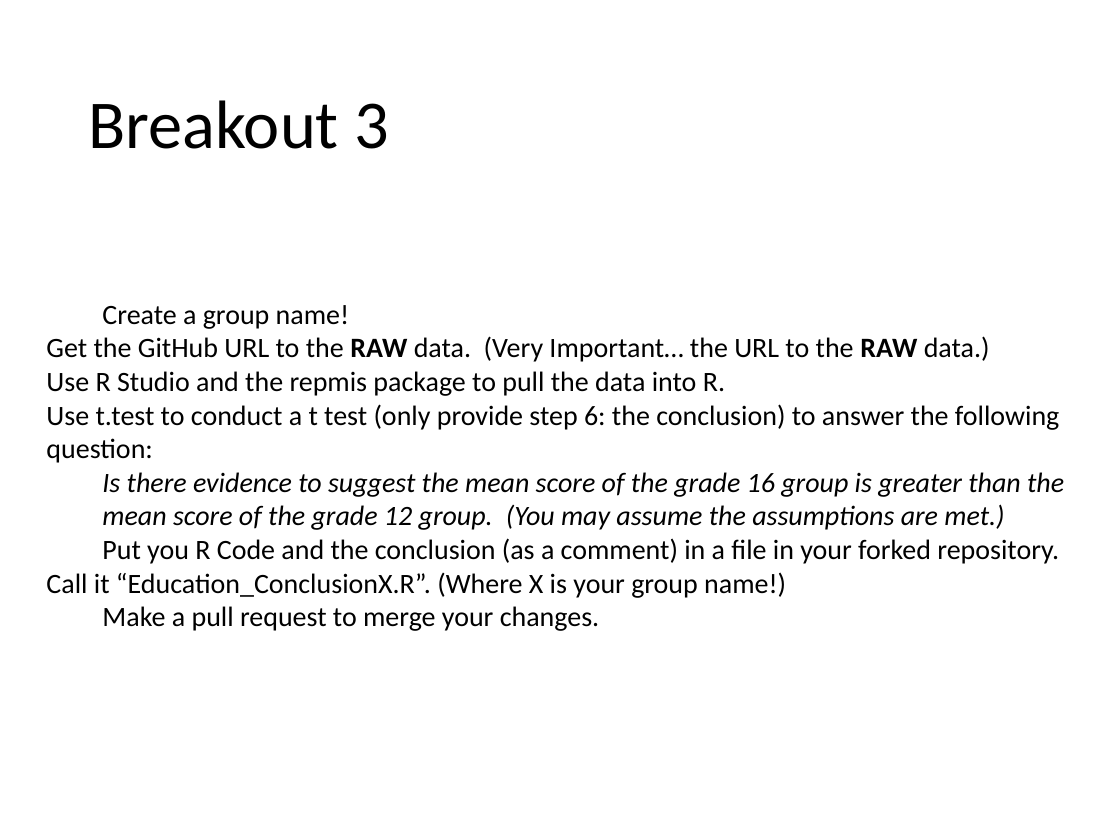
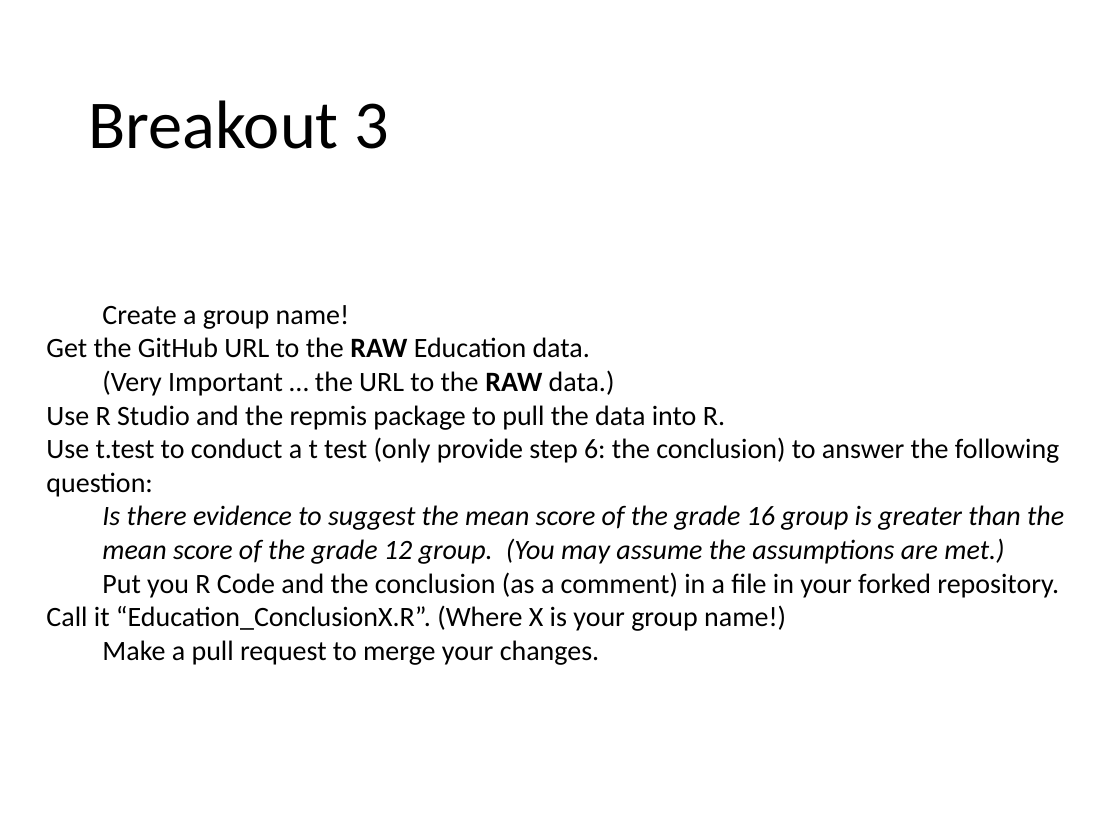
Before and after one commit to sgarciadealford/UNIT-3-Repo, a slide deck: slide 4 of Breakout Unit 3.pptx. Drawn at 1120x840 pixels with LibreOffice and Linux fonts; fonts in the diff are those of the drawing. Boxes give left, top, right and bottom in pixels: in the first picture for what was removed or moved away, otherwise in the second. Text is boxed around its words. In the diff, an @@ line names an element or a change of style, - is before the commit and + after.

```diff
--- a/Breakout Unit 3.pptx
+++ b/Breakout Unit 3.pptx
@@ text at box(46, 337, 615, 396): text changed @@
-Get the GitHub URL to the RAW data. (Very Important… the URL to the RAW data.)
+Get the GitHub URL to the RAW Education data.
+(Very Important … the URL to the RAW data.)
```
Also in this commit, not shown: 1 other slide changed.
